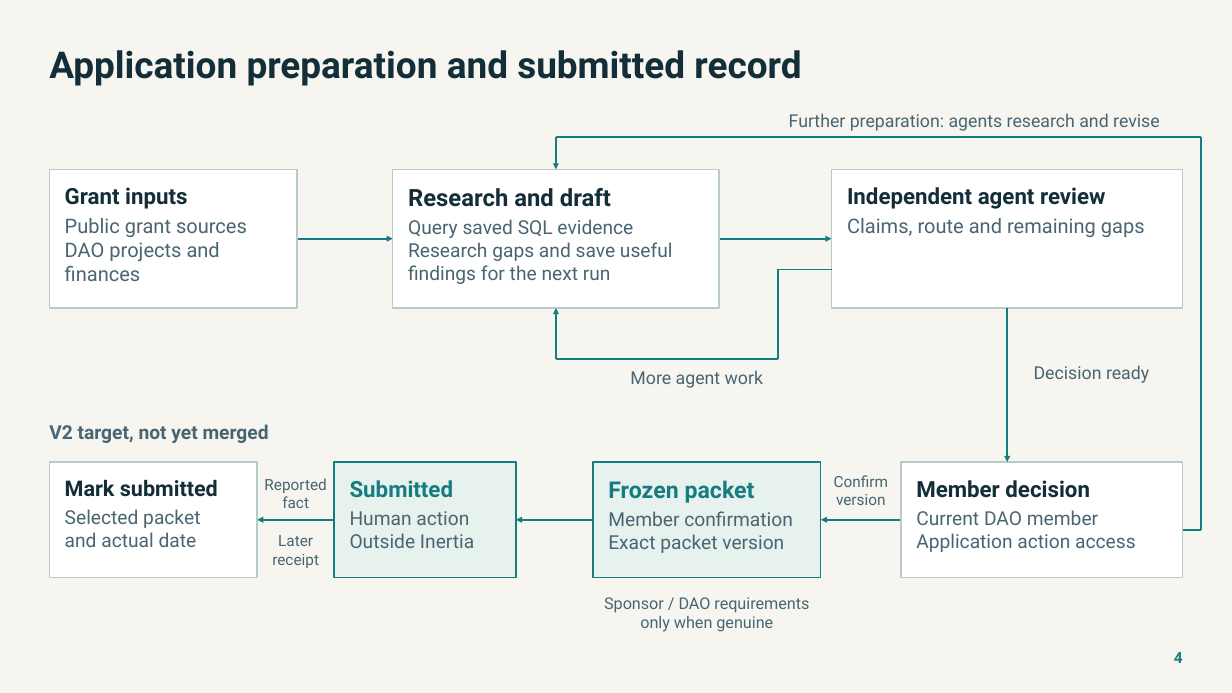
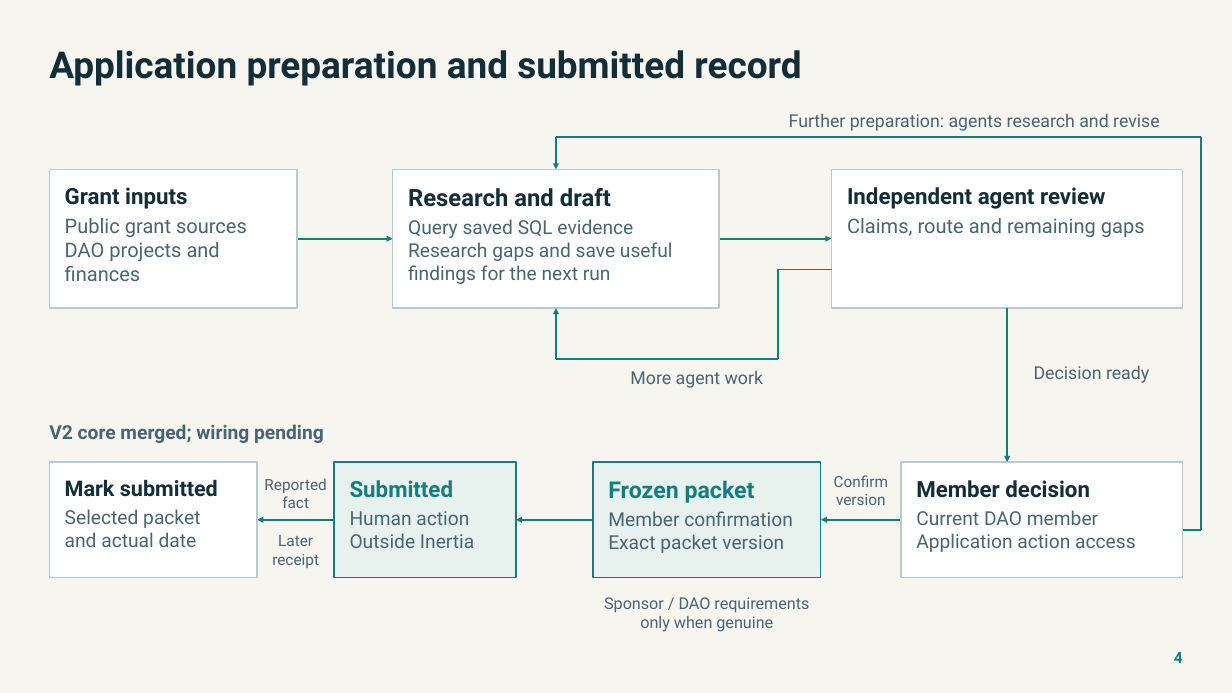
Before and after one commit to NetRxn/Inertia, a slide deck: slide 4 of Inertia-Architecture.pptx. Drawn at 1232x693 pixels with LibreOffice and Linux fonts; fonts in the diff are those of the drawing. Boxes give left, top, right and bottom in pixels: in the first picture for what was removed or moved away, otherwise in the second. Text is boxed around its words. In the diff, an @@ line names an element or a change of style, - is before the commit and + after.

Commit message:
docs: sync merged packet core and SQL tool status

```diff
--- a/Inertia-Architecture.pptx
+++ b/Inertia-Architecture.pptx
@@ text at (x1=49, y1=424, x2=324, y2=443): text changed @@
-V2 target, not yet merged
+V2 core merged; wiring pending
```
Also in this commit, not shown: 3 other slides changed, 22 other files.
